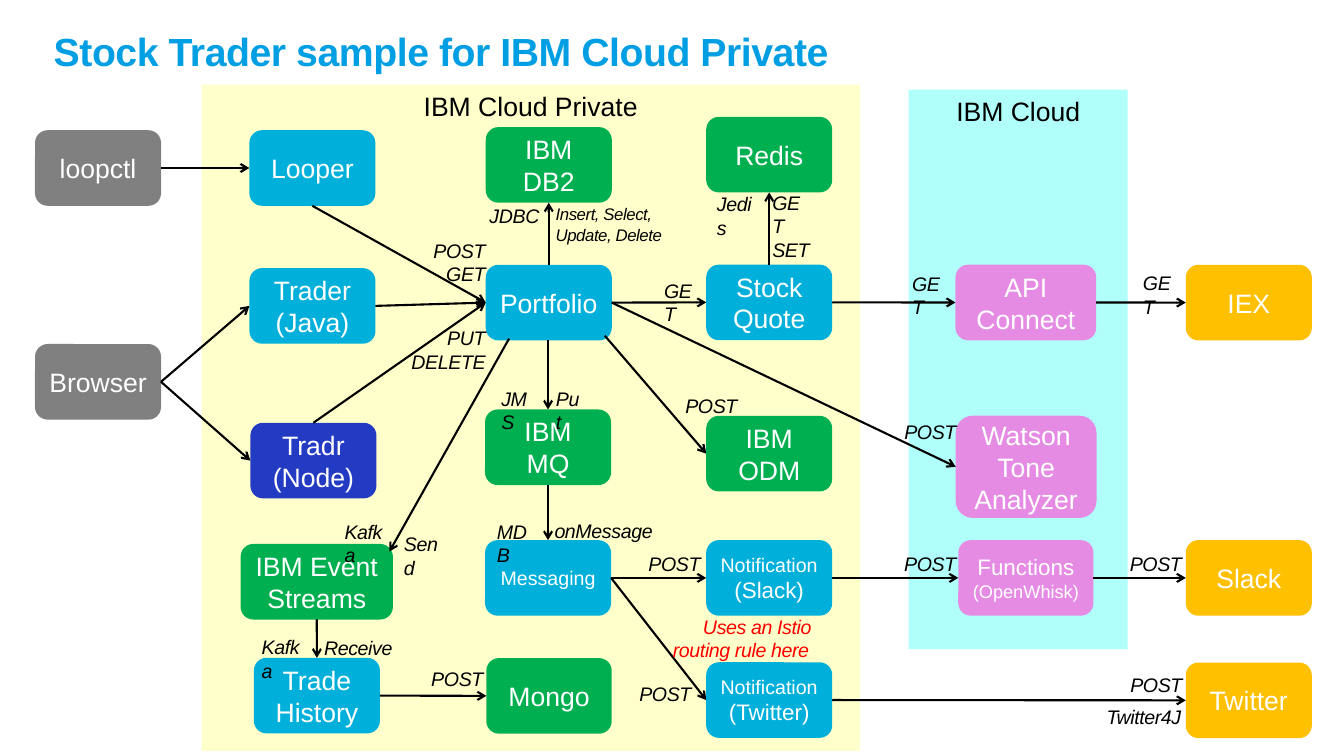
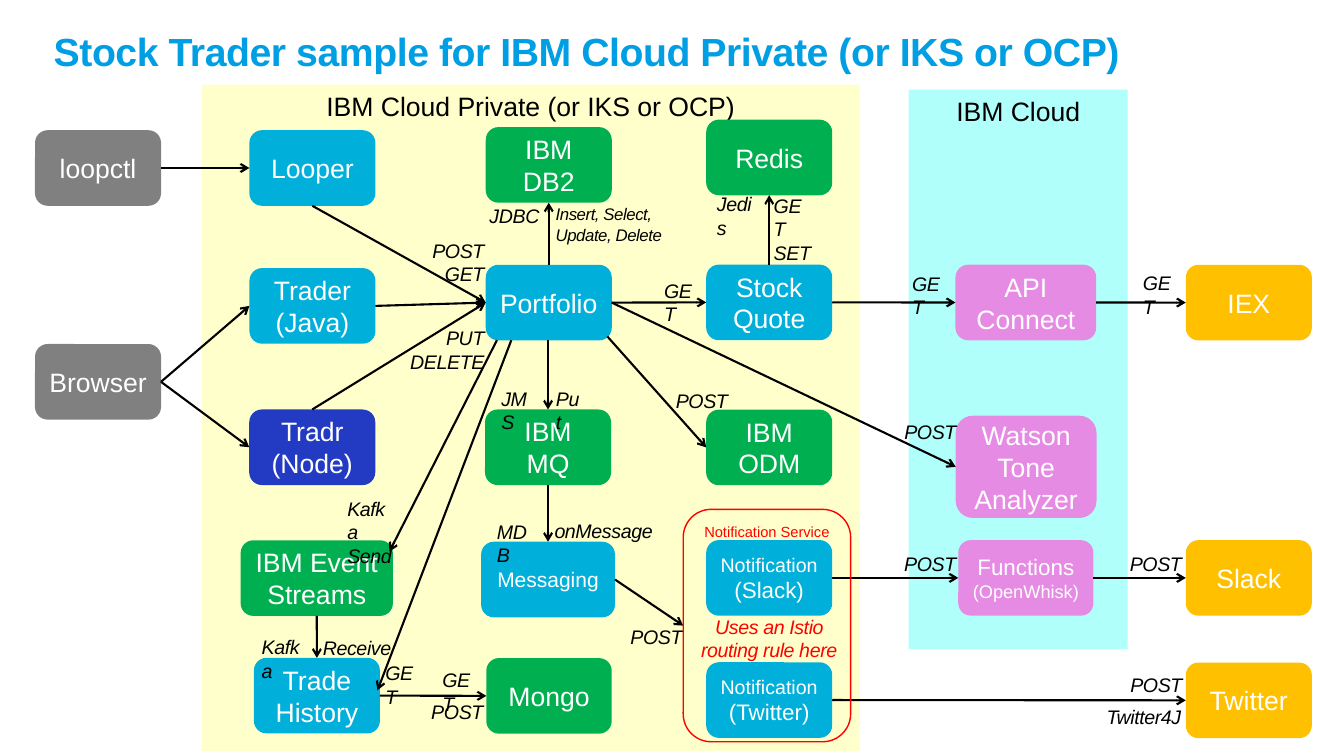
Before and after one commit to IBMStockTrader/trader, a slide deck: slide 1 of lab/Stock Trader Sample - Diagram.pptx. Drawn at 1344x756 pixels with LibreOffice and Linux fonts; fonts in the diff are those of the drawing. Boxes give left, top, right and bottom in pixels: in the first picture for what was removed or moved away, otherwise in the second. Text is boxed around its words. In the diff, an @@ line names an element or a change of style, - is before the commit and + after.

Commit message:
Show (optional) calls to TradeHistory

```diff
--- a/lab/Stock Trader Sample - Diagram.pptx
+++ b/lab/Stock Trader Sample - Diagram.pptx
@@ title at (54,37,1120,74): text changed @@
-Stock Trader sample for IBM Cloud Private
+Stock Trader sample for IBM Cloud Private (or IKS or OCP)
@@ text in rectangle at (326,96,734,121): text changed @@
-IBM Cloud Private
+IBM Cloud Private (or IKS or OCP)
@@ arrow moved from (769, 264) - (769, 193) to (769, 264) - (769, 196) @@
@@ arrow moved from (314, 422) - (486, 302) to (313, 409) - (486, 302) @@
@@ arrow added from (511, 341) to (377, 691), #000000 1.5 pt @@
@@ arrow moved from (509, 339) - (389, 552) to (497, 341) - (389, 552) @@
@@ arrow moved from (605, 336) - (706, 454) to (607, 337) - (706, 448) @@
@@ arrow moved from (161, 382) - (250, 461) to (161, 382) - (249, 448) @@
@@ text "POST": place and size @@
-text "POST" at (685,399,737,418)
+text "POST" at (676,394,728,413)
@@ rounded rectangle "Tradr (Node)": place and size @@
-rounded rectangle "Tradr (Node)" at (250,422,376,498)
+rounded rectangle "Tradr (Node)" at (249,409,375,485)
@@ rounded rectangle "IBM": place and size @@
-rounded rectangle "IBM" at (706,415,832,491)
+rounded rectangle "IBM" at (706,409,832,485)
@@ text "Kafka": place and size @@
-text "Kafka" at (345,519,393,543)
+text "Kafka" at (347,547,392,567)
@@ rounded rectangle added at (684,509,851,742), outline #FF0000 1 pt, 10.5 pt, text #FF0000 @@
+Notification Service
@@ text removed at (404,532,449,557) @@
-Send
@@ rounded rectangle "IBM Event Streams": place and size @@
-rounded rectangle "IBM Event Streams" at (241,544,393,620)
+rounded rectangle "IBM Event Streams" at (241,540,393,616)
@@ text at (347,547,392,567): paragraph added @@
+Send
@@ rounded rectangle "Messaging": place and size @@
-rounded rectangle "Messaging" at (485,540,611,616)
+rounded rectangle "Messaging" at (481,541,615,617)
@@ rounded rectangle "Messaging" at (481,541,615,617): size 14 to 15 pt @@
@@ text removed at (648,557,700,576) @@
-POST
@@ arrow removed from (611, 578) to (706, 578) @@
@@ arrow moved from (611, 578) - (706, 701) to (615, 580) - (684, 626) @@
@@ arrow moved from (317, 620) - (317, 658) to (317, 616) - (317, 658) @@
@@ text "POST": place and size @@
-text "POST" at (639,687,691,702)
+text "POST" at (630,630,682,645)
@@ text "Uses an Istio routing rule ...": place and size @@
-text "Uses an Istio routing rule ..." at (673,619,811,662)
+text "Uses an Istio routing rule ..." at (701,619,837,661)
@@ text "Uses an Istio routing rule ..." at (701,619,837,661): alignment left to centre @@
@@ text added at (385,661,424,686), 14 pt, text #000000, italic @@
+GET
@@ text added at (443,668,482,693), 14 pt, text #000000, italic @@
+GET
@@ text "POST": place and size @@
-text "POST" at (431,672,483,687)
+text "POST" at (431,704,483,720)
```
Also in this commit, not shown: 1 slide added, 1 other file.
